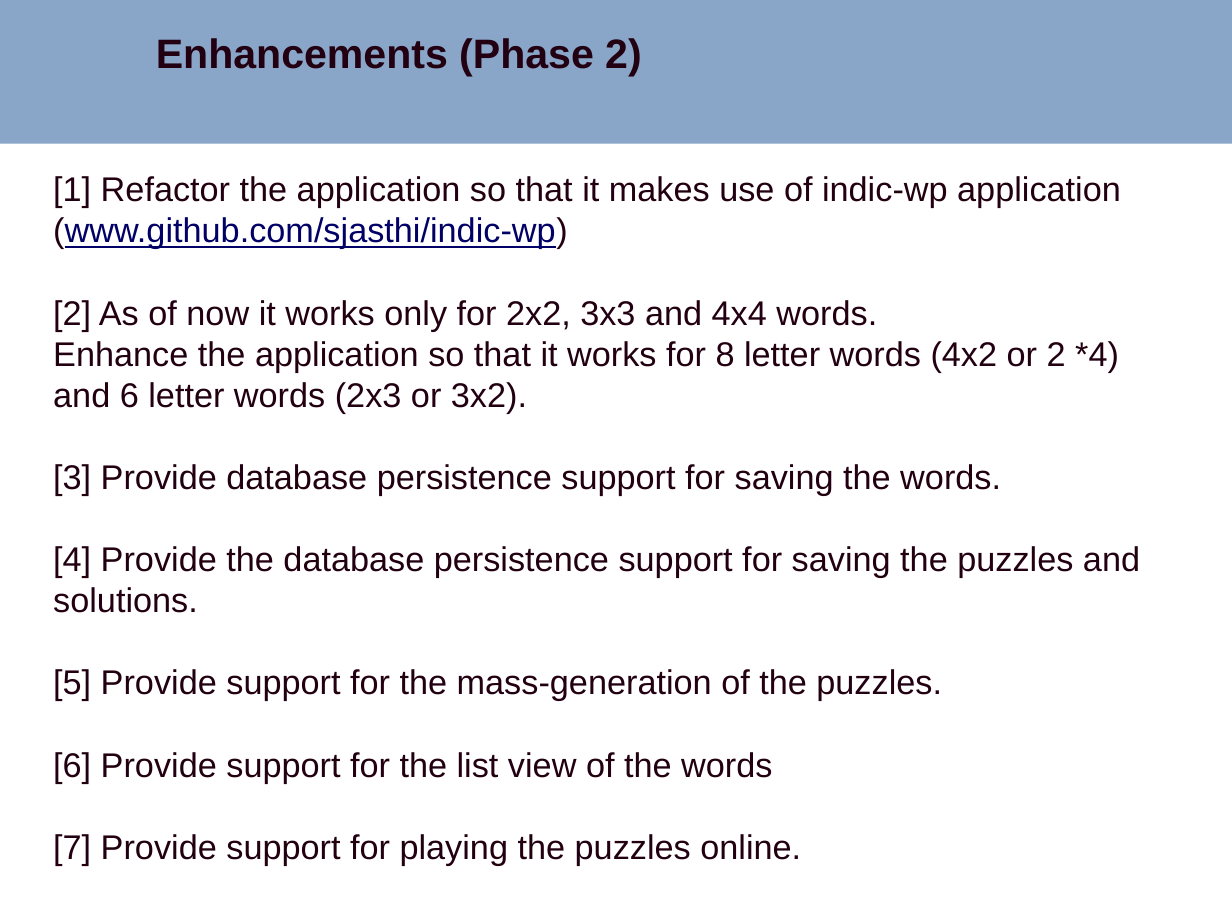
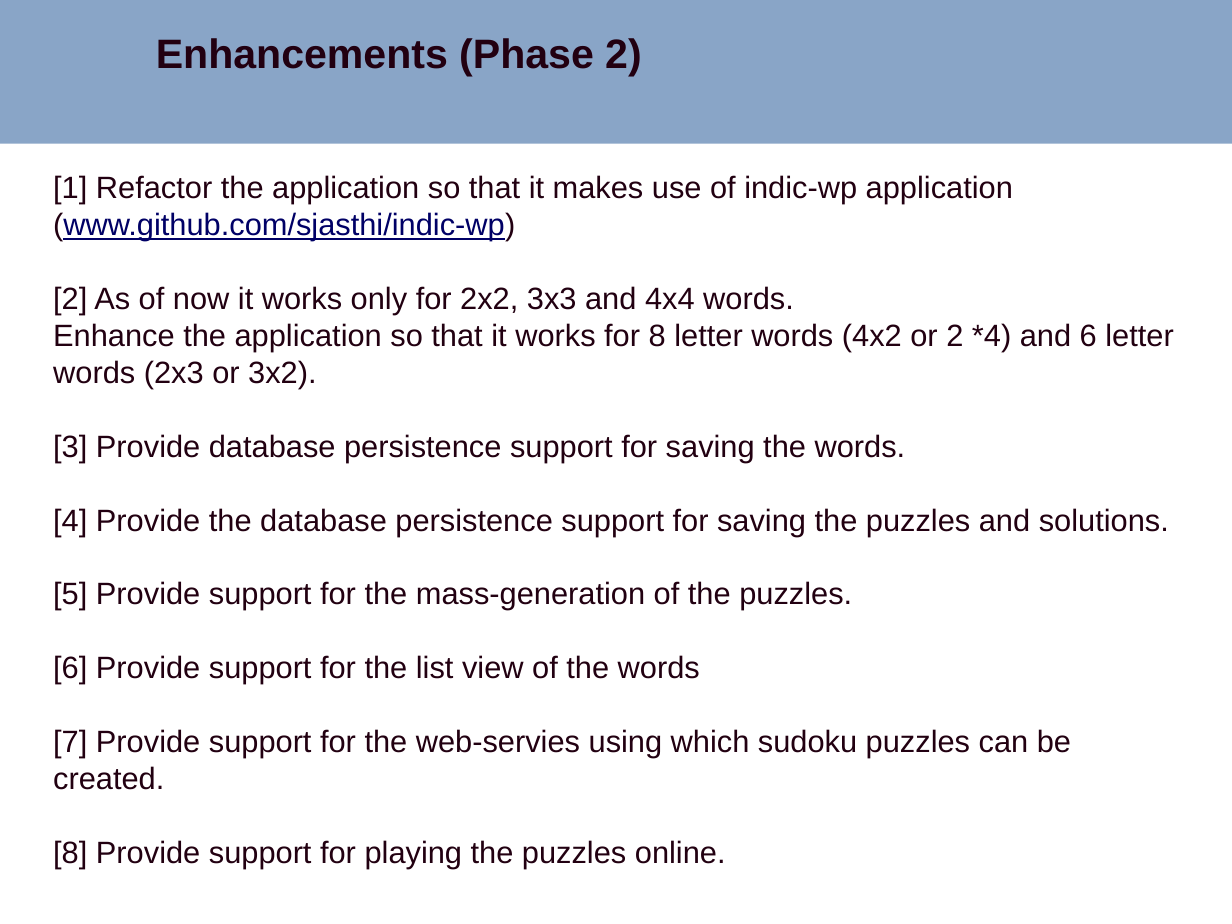
Before and after one commit to sjasthi/wordoku, a slide deck: slide 3 of docs/wordoku_enhancements.pptx. Drawn at 1232x924 pixels with LibreOffice and Linux fonts; fonts in the diff are those of the drawing; background and template pictures are left out. Boxes give left, top, right and bottom in pixels: in the first picture for what was removed or moved away, otherwise in the second. Text is boxed around its words. In the diff, an @@ line names an element or a change of style, - is before the commit and + after.

```diff
--- a/docs/wordoku_enhancements.pptx
+++ b/docs/wordoku_enhancements.pptx
@@ text at bbox=[53, 175, 1173, 684]: size 20 to 18 pt in "[1] Refactor the application so that it ...", "[2] As of now it works only ...", "Enhance the application so that it works ...", "[3] Provide database persistence support for saving ..." and 3 more places @@
@@ text at bbox=[53, 729, 1071, 869]: text changed; size 20 to 18 pt @@
-[7] Provide support for playing the puzzles online.
+[7] Provide support for the web-servies using which sudoku puzzles can be created.
+[8] Provide support for playing the puzzles online.
```
